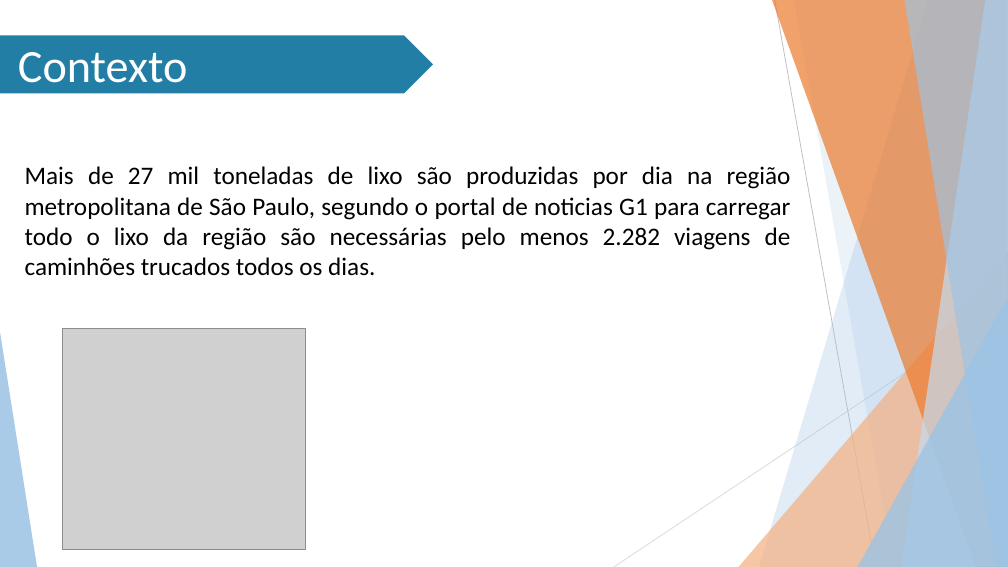
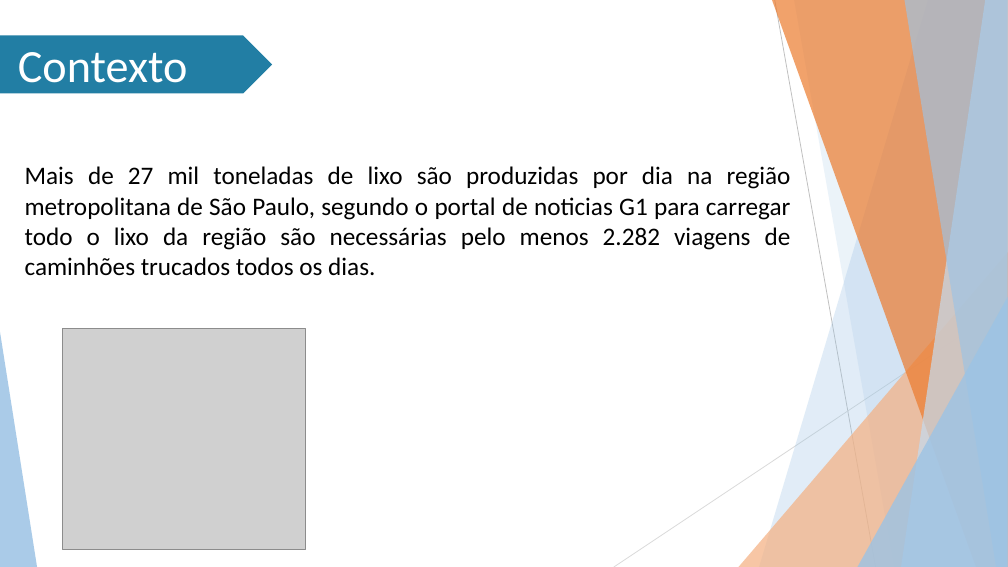
Before and after one commit to Stefany-hub/Projeto2.0, a slide deck: slide 5 of apresentação/MIT PPT (Projeto 2.0).pptx. Drawn at 1008x567 pixels with LibreOffice and Linux fonts; fonts in the diff are those of the drawing; grey boxes stand for pictures; background and template pictures are left out. Boxes give left, top, right and bottom in pixels: in the first picture for what was removed or moved away, otherwise in the second. Text is boxed around its words. In the diff, an @@ line names an element or a change of style, - is before the commit and + after.

```diff
--- a/apresentação/MIT PPT (Projeto 2.0).pptx
+++ b/apresentação/MIT PPT (Projeto 2.0).pptx
@@ pentagon arrow "Contexto": place and size @@
-pentagon arrow "Contexto" at (0, 36, 433, 94)
+pentagon arrow "Contexto" at (0, 36, 272, 94)
```
Also in this commit, not shown: 5 other slides changed, 2 slides added.
